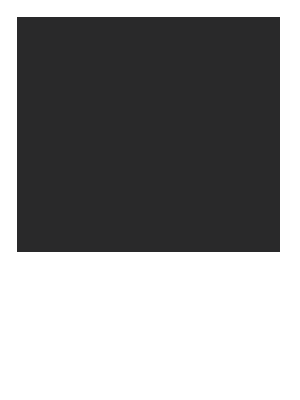
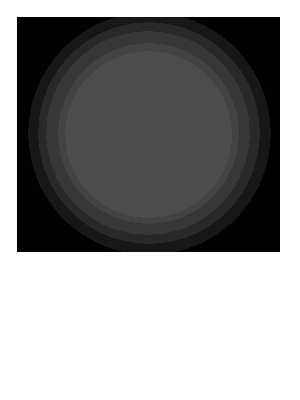
Layers edited between the first and the second 300 x 400 image:
painted on "레이어 1" over [17,17,280,252]
